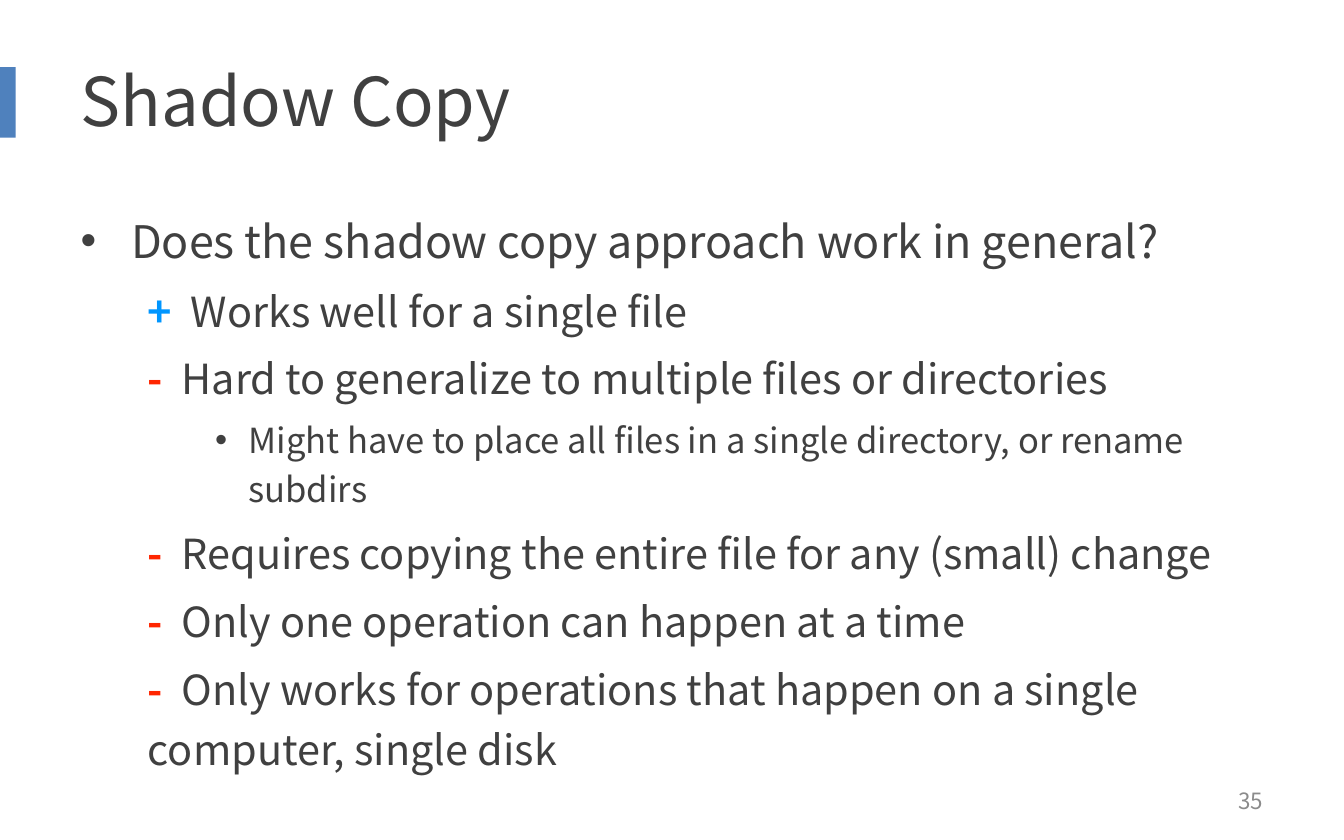
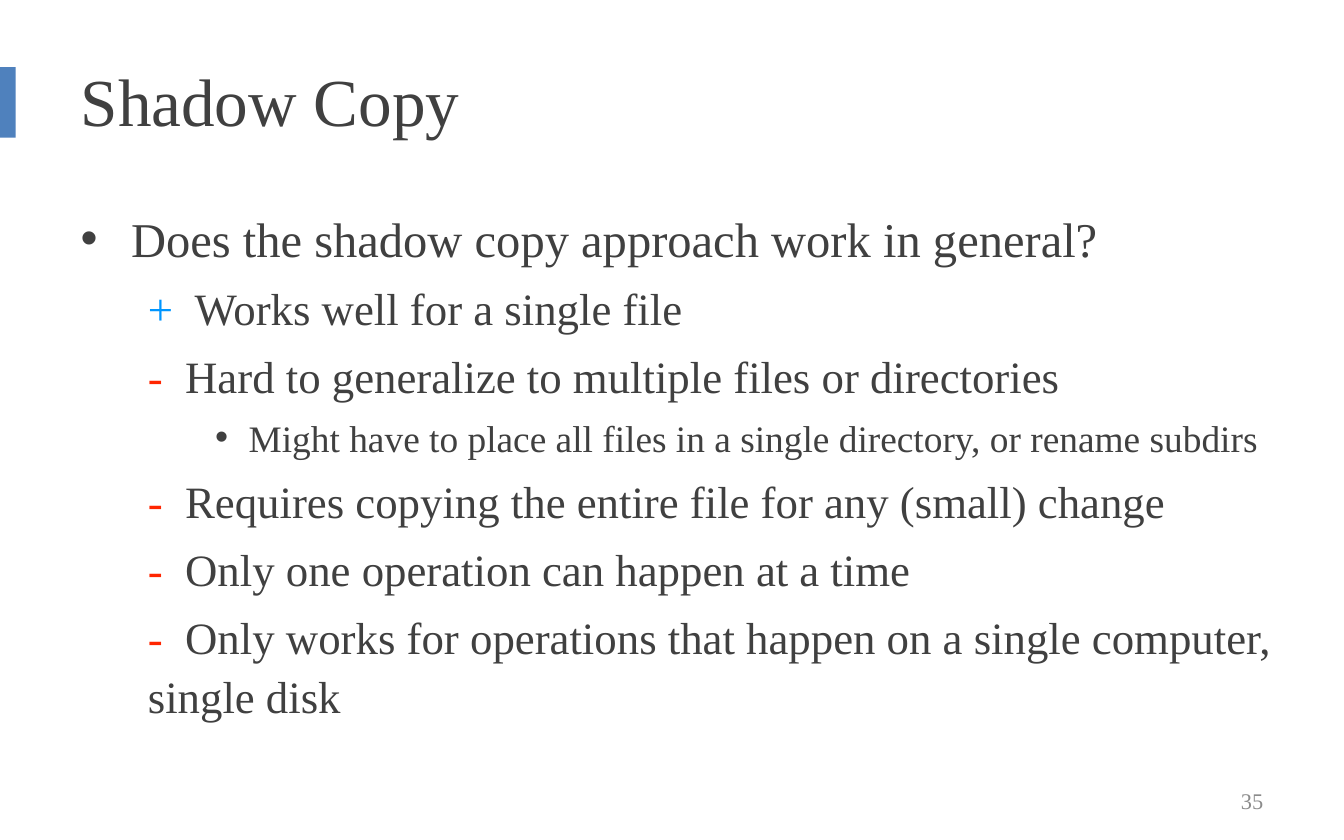
Before and after one commit to yepengpeng-1/2019-2020-autumn-semester, a slide deck: slide 35 of SE-227/slides/CSE-14.pptx. Drawn at 1344x840 pixels with LibreOffice and Linux fonts; fonts in the diff are those of the drawing. Boxes give left, top, right and bottom in pixels: in the first picture for what was removed or moved away, otherwise in the second. Text is boxed around its words. In the diff, an @@ line names an element or a change of style, - is before the commit and + after.

Commit message:
[update] Baskerville Font

```diff
--- a/SE-227/slides/CSE-14.pptx
+++ b/SE-227/slides/CSE-14.pptx
@@ title "Shadow Copy" at (81,79,460,139): font Noto Sans CJK SC to Times New Roman @@
@@ text "Does the shadow copy approach ..." at (131,223,1271,723): size 24.1 to 26 pt in "Does the shadow copy approach work in ..."; font Noto Sans CJK SC to Times New Roman; size 22.2 to 24 pt in "+ Works well for a single file", "- Hard to generalize to multiple files ...", "- Requires copying the entire file for ...", "- Only one operation can happen at ..." and 1 more places; bold off in "+", "-", "-", "-" and 1 more places; size 18.5 to 20 pt in "Might have to place all files in ..."; line spacing 1.2 to 1.1 @@
@@ page number at (1241,794,1263,809): font Noto Sans CJK SC to Times New Roman @@
```
Also in this commit, not shown: 65 other slides changed.
